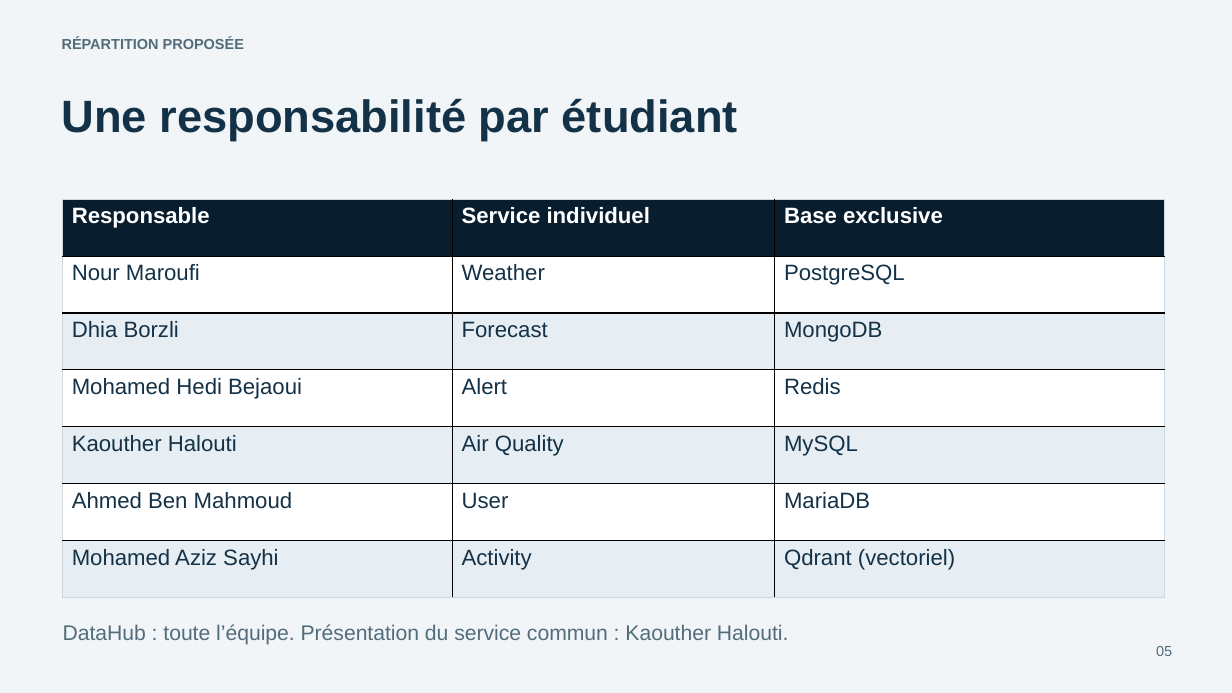
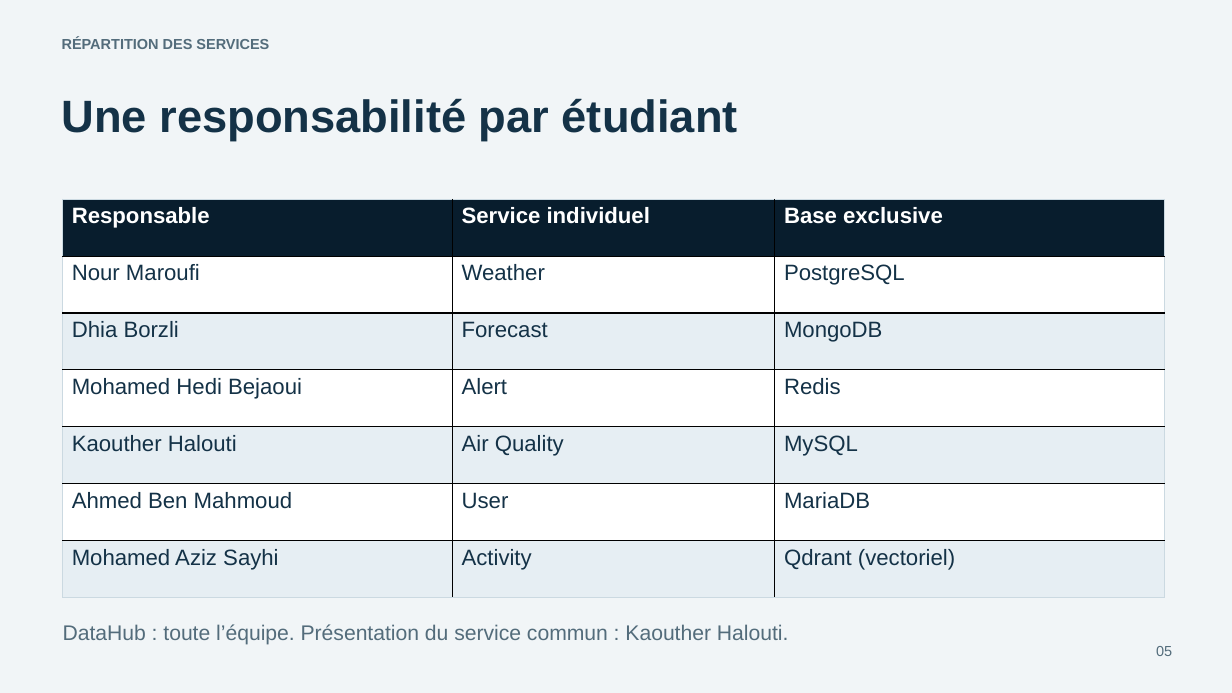
Before and after one commit to sayhi124/MeteoSentinel-AWD, a slide deck: slide 5 of Documentation/Presentation/MeteoSentinel-Validation1.pptx. Drawn at 1232x693 pixels with LibreOffice and Linux fonts; fonts in the diff are those of the drawing. Boxes give left, top, right and bottom in pixels: in the first picture for what was removed or moved away, otherwise in the second. Text is boxed around its words. In the diff, an @@ line names an element or a change of style, - is before the commit and + after.

```diff
--- a/Documentation/Presentation/MeteoSentinel-Validation1.pptx
+++ b/Documentation/Presentation/MeteoSentinel-Validation1.pptx
@@ text at (x1=62, y1=37, x2=269, y2=49): text changed @@
-RÉPARTITION PROPOSÉE
+RÉPARTITION DES SERVICES
```
Also in this commit, not shown: 4 other slides changed, 53 other files.
